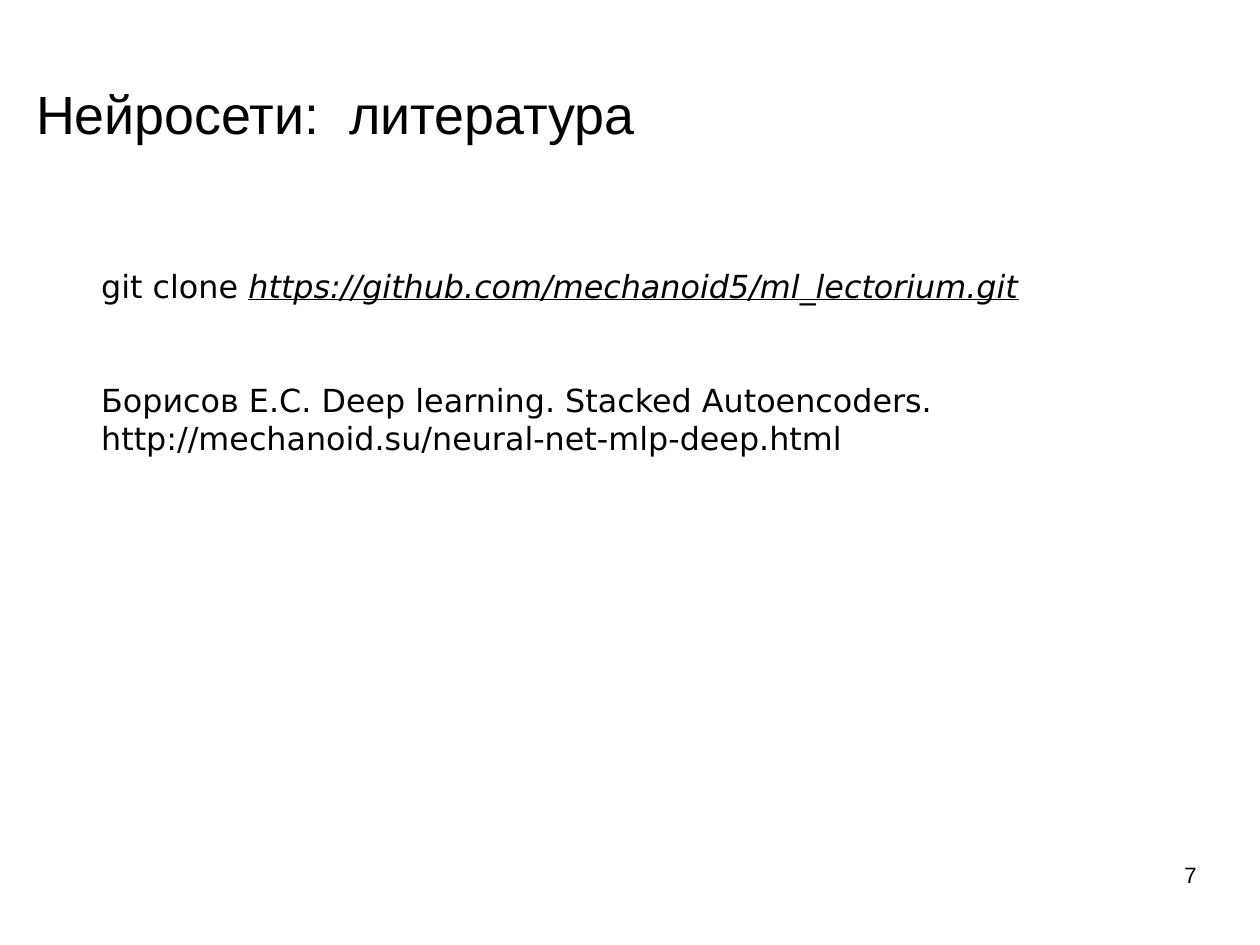
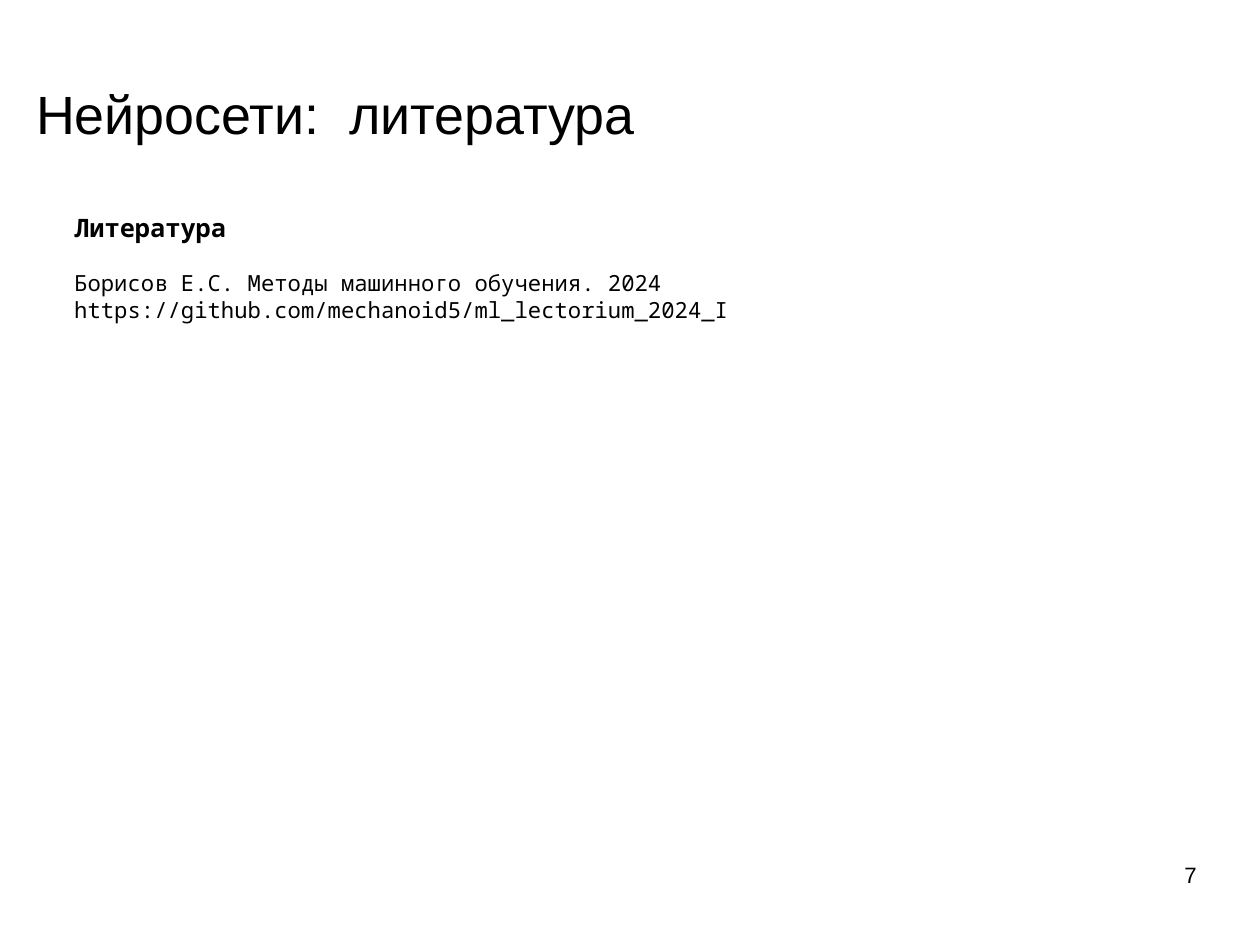
Before and after one commit to mechanoid5/ml_lectorium_2024_I, a slide deck: slide 7 of 26-aenc.odp. Drawn at 1260x945 pixels with LibreOffice and Linux fonts; fonts in the diff are those of the drawing; background and template pictures are left out. Boxes give left, top, right and bottom in pixels: in the first picture for what was removed or moved away, otherwise in the second. Text is boxed around its words. In the diff, an @@ line names an element or a change of style, - is before the commit and + after.

```diff
--- a/26-aenc.odp
+++ b/26-aenc.odp
@@ text added at (74, 219, 728, 324), 14 pt, text #000000 @@
+Литература
+Борисов Е.С. Методы машинного обучения. 2024
+https://github.com/mechanoid5/ml_lectorium_2024_I
@@ text removed at (101, 274, 1017, 457) @@
-git clone https://github.com/mechanoid5/ml_lectorium.git
-Борисов Е.С. Deep learning. Stacked Autoencoders. http://mechanoid.su/neural-net-mlp-deep.html
```
Also in this commit, not shown: 2 other files.
